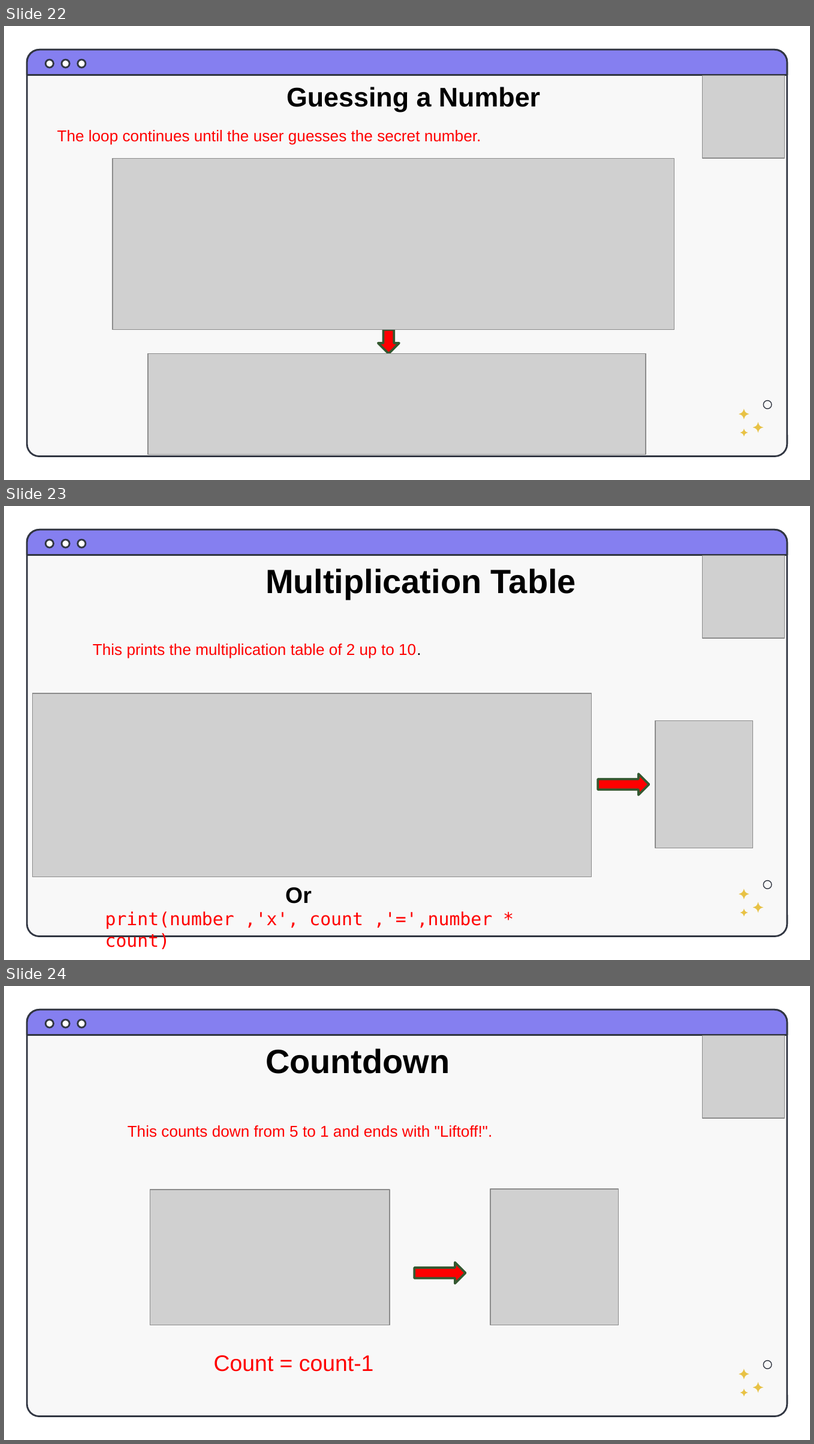
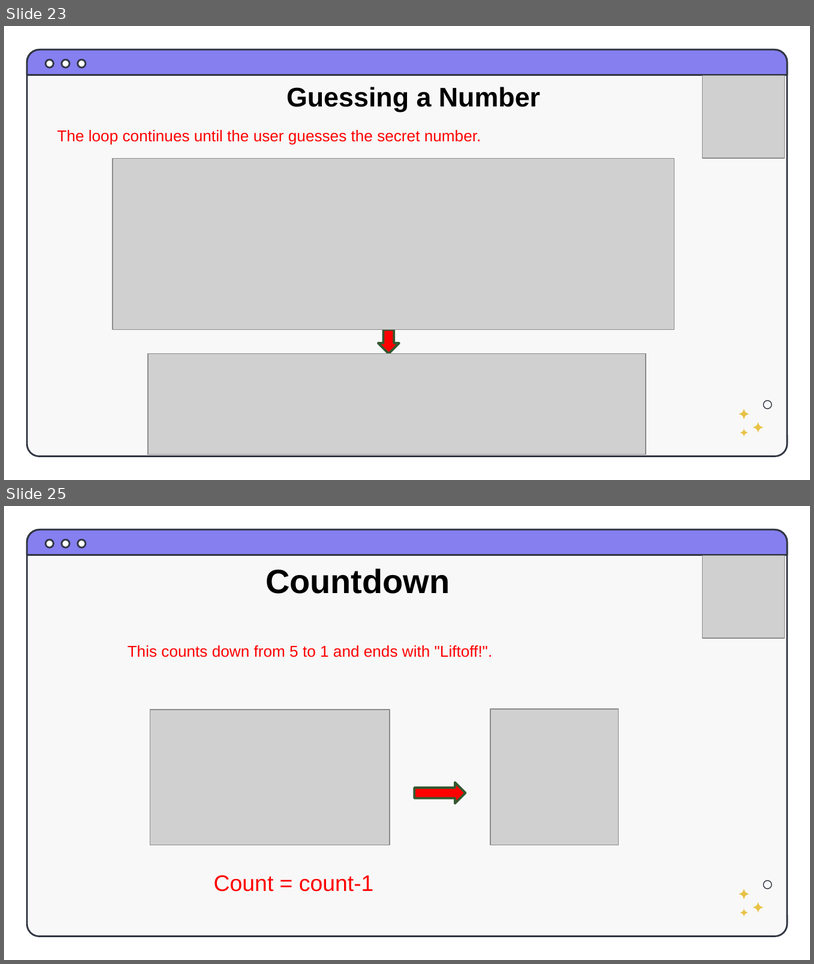
Before and after one commit to RIGTraining/PythonClass, a slide deck: Python_Kids_Ch4.pptx. Shown one above the other, each under a label of ours: slides 22, 23 and 24 before the commit, slides 23 and 25 after it; the slides between them are not shown. The pictures are 814x1444 and 814x964 pixels, drawn with LibreOffice and Linux fonts; fonts in the diff are those of the drawing; grey boxes stand for pictures. Boxes give left, top, right and bottom in pixels: in the first picture for what was removed or moved away, otherwise in the second. Text is boxed around its words. In the diff, an @@ line names an element or a change of style, - is before the commit and + after.

```diff
--- a/Python_Kids_Ch4.pptx
+++ b/Python_Kids_Ch4.pptx
@@ slide 23 removed at box(4, 506, 810, 960), background #FFFFFF; not listed: 9 template elements that a slide beside it also shows @@
@@ picture removed at box(702, 556, 785, 638) @@
@@ text removed at box(266, 568, 576, 599) @@
-Multiplication Table
@@ text removed at box(93, 643, 421, 658) @@
-This prints the multiplication table of 2 up to 10.
@@ picture removed at box(32, 693, 592, 876) @@
@@ picture removed at box(656, 721, 753, 848) @@
@@ right arrow removed at box(599, 774, 649, 795) @@
@@ text removed at box(105, 887, 492, 949) @@
-Or
-print(number ,'x', count ,'=',number * count)
@@ what was slide 22 is now slide 23 @@
@@ what was slide 24 is now slide 25 @@
```
Also in this commit, not shown: 2 slides changed, 2 slides added, 2 other files.
